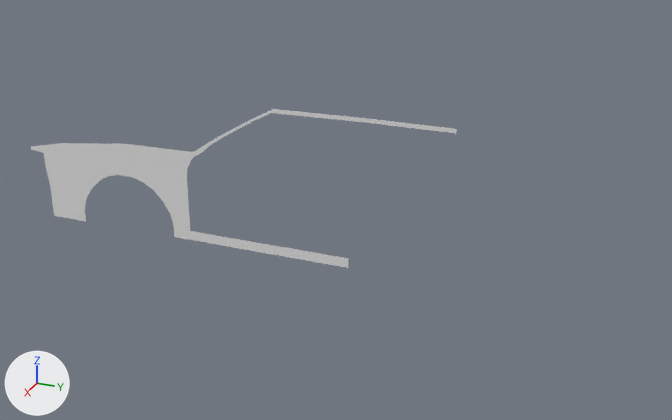
The Blender file BasicSht/TutorialSht/audiQuattroBluePrint.blend as it was, and as the next commit left it.
Before and after are seen from a 50 mm lens placed at (14.53, -3.39, 7.94), pointed at (0.9, -8.8, 1.69). Lighting does not change. The marker at lower left points along +X, +Y and +Z.
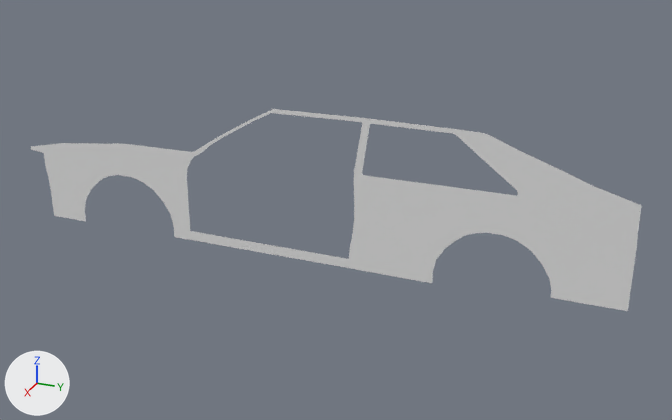
Where the change shows, as pixel boxes [x1, y1, x2, y2] in the pictures (672 x 420 px):
'Cube', reshaped (43% wider, 27% taller): before [31, 109, 457, 268]; after [31, 109, 642, 311]
part 1 of me_cube_002, built on: before [289, 119, 457, 265]; after [289, 119, 642, 311]

The edits, one by one:
me_cube_002 is used by ob_cube; location (0.0, -13.83, 0.0).
me_cube_002 had 261 vertices, 209 faces and spanned x 1.0, y -1.2..7.08, z 0.68..3.42.
me_cube_002 now has 696 vertices, 597 faces and spans x 1.0, y -1.2..9.96, z 0.67..3.42.
me_cube_002 part 1: 9 vertices moved from x 1.0, y 5.55..7.08, z 3.35..3.42 to x 1.0, y 5.49..7.08, z 3.35..3.42; 8 vertices removed from x 1.0, y 5.3..7.08, z 0.86..3.42; 386 vertices added at x 1.0, y 5.3..9.96, z 0.67..3.42.
